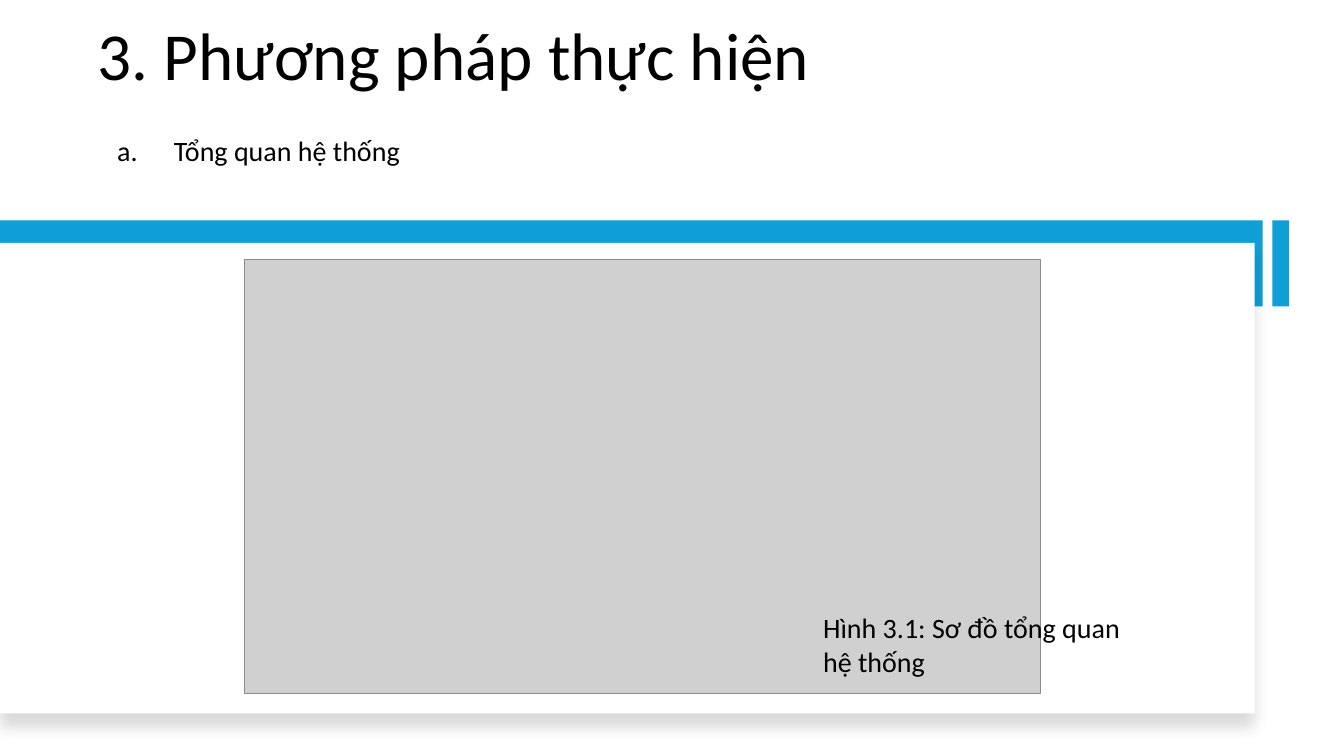
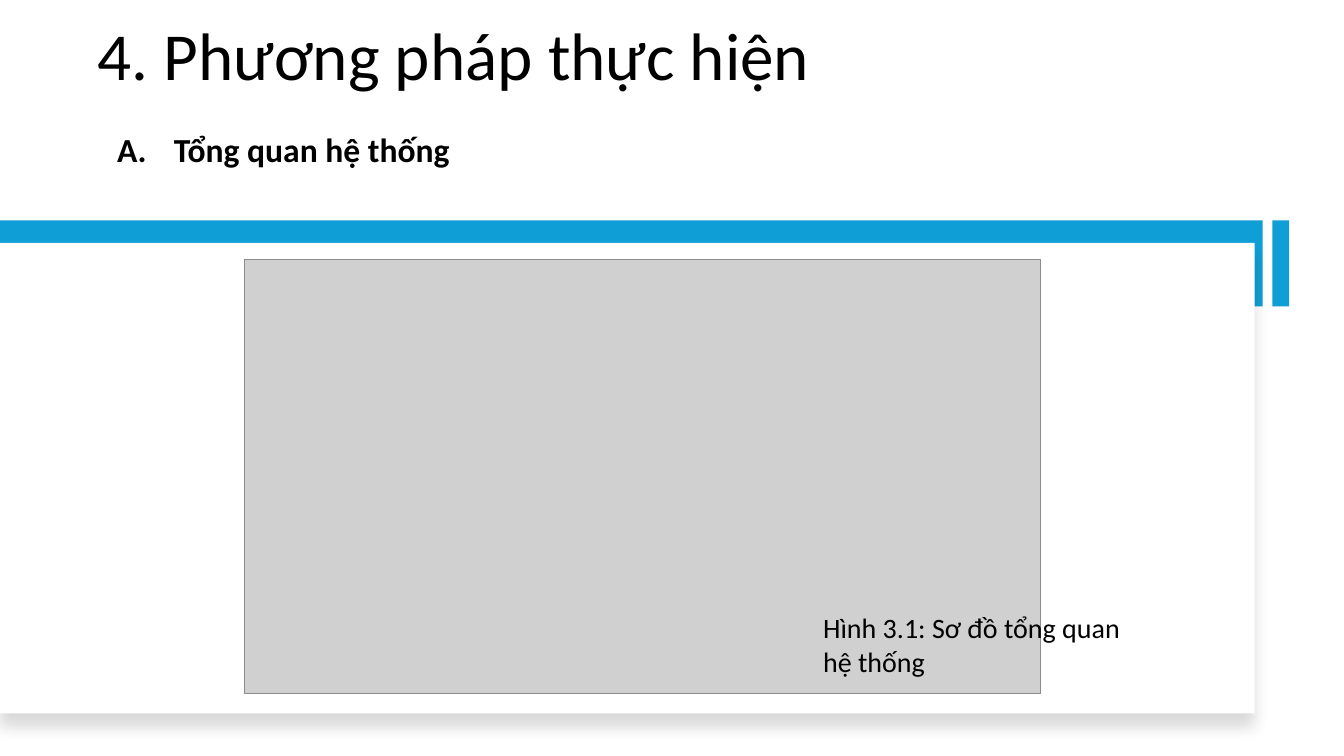
Before and after one commit to minhducdo050702/T07, a slide deck: slide 10 of report/Slide report T07.pptx (slide 5 before the commit). Drawn at 1344x756 pixels with LibreOffice and Linux fonts; fonts in the diff are those of the drawing; grey boxes stand for pictures. Boxes give left, top, right and bottom in pixels: in the first picture for what was removed or moved away, otherwise in the second. Text is boxed around its words. In the diff, an @@ line names an element or a change of style, - is before the commit and + after.

```diff
--- a/report/Slide report T07.pptx
+++ b/report/Slide report T07.pptx
@@ title at [98,33,809,92]: text changed @@
-3. Phương pháp thực hiện
+4. Phương pháp thực hiện
@@ text "Tổng quan hệ thống" at [174,135,450,168]: size 20 to 24 pt, bold on; bullet a. to A. @@
```
Also in this commit, not shown: 8 other slides changed, 10 slides added, 1 slide removed, 2 other files.
